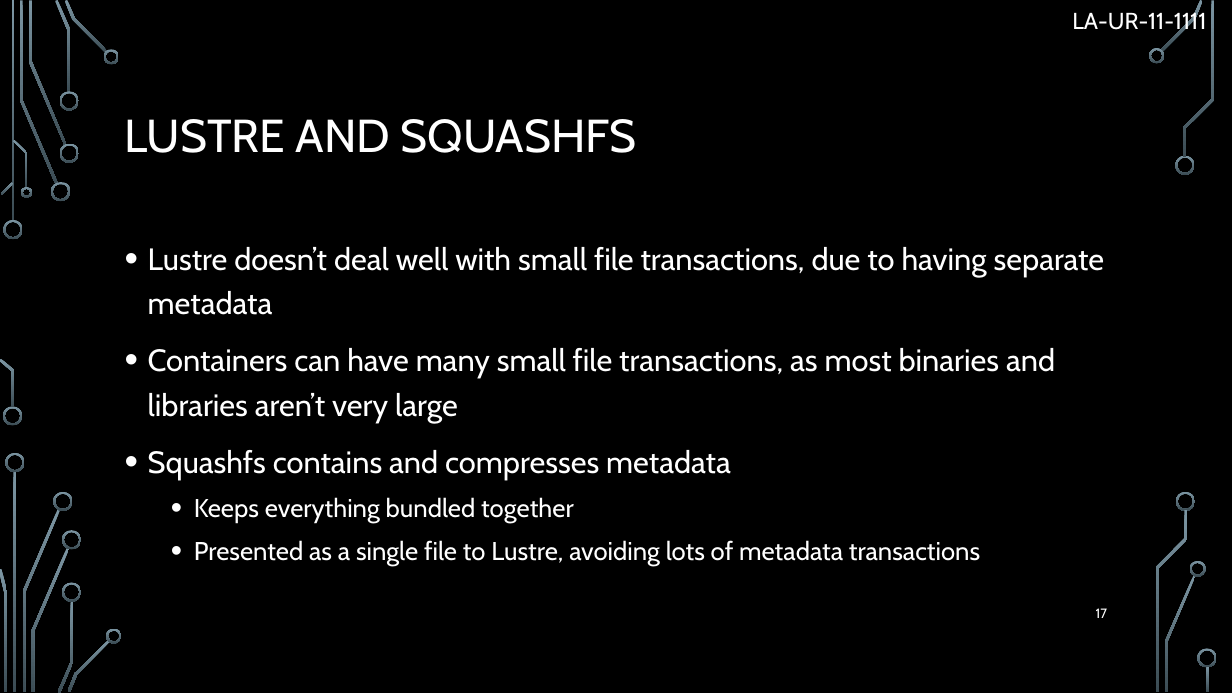
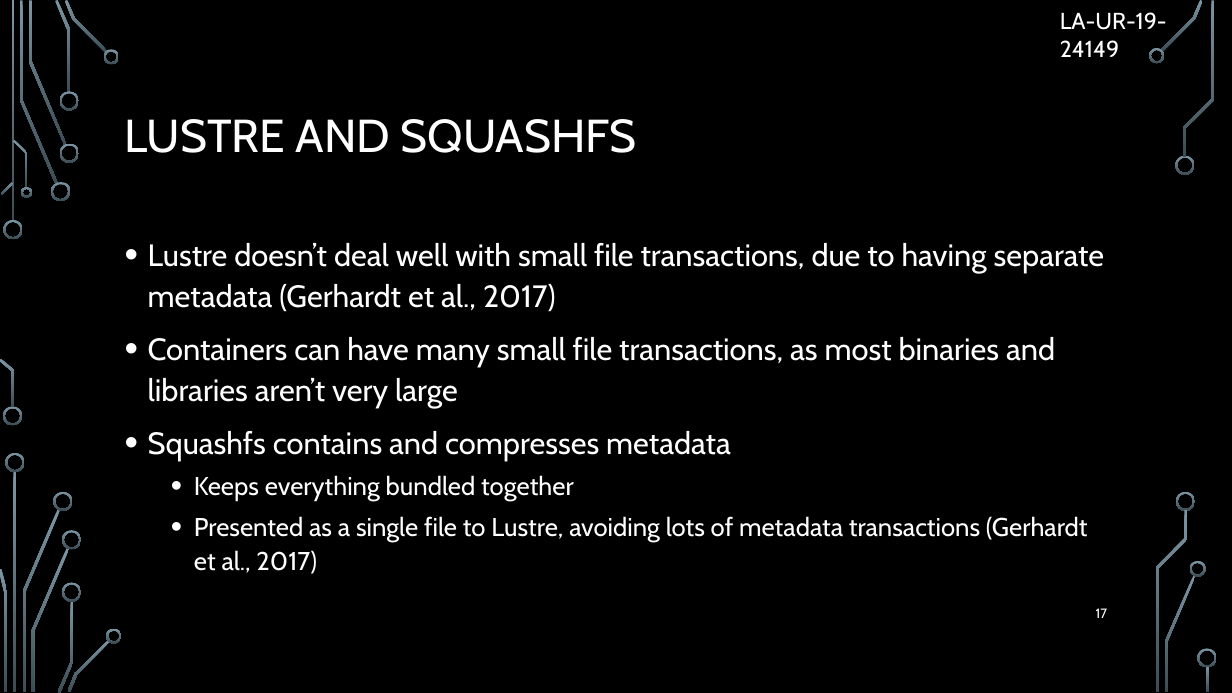
Before and after one commit to Brofessional/thesis-v2, a slide deck: slide 17 of presentation.pptx. Drawn at 1232x693 pixels with LibreOffice and Linux fonts; fonts in the diff are those of the drawing; background and template pictures are left out. Boxes give left, top, right and bottom in pixels: in the first picture for what was removed or moved away, otherwise in the second. Text is boxed around its words. In the diff, an @@ line names an element or a change of style, - is before the commit and + after.

```diff
--- a/presentation.pptx
+++ b/presentation.pptx
@@ text at [1060, 12, 1167, 57]: text changed @@
-LA-UR-11-1111
+LA-UR-19-24149
@@ text at [148, 243, 1105, 312]: text changed @@
-• Lustre doesn’t deal well with small file transactions, due to having separate metadata
+• Lustre doesn’t deal well with small file transactions, due to having separate metadata (Gerhardt et al., 2017)
@@ text at [148, 337, 1055, 501]: line spacing 1.2 to 1.1 @@
@@ text at [194, 516, 1088, 574]: text changed @@
-  • Presented as a single file to Lustre, avoiding lots of metadata transactions
+  • Presented as a single file to Lustre, avoiding lots of metadata transactions (Gerhardt et al., 2017)
```
Also in this commit, not shown: 30 other slides changed, 1 other file.
